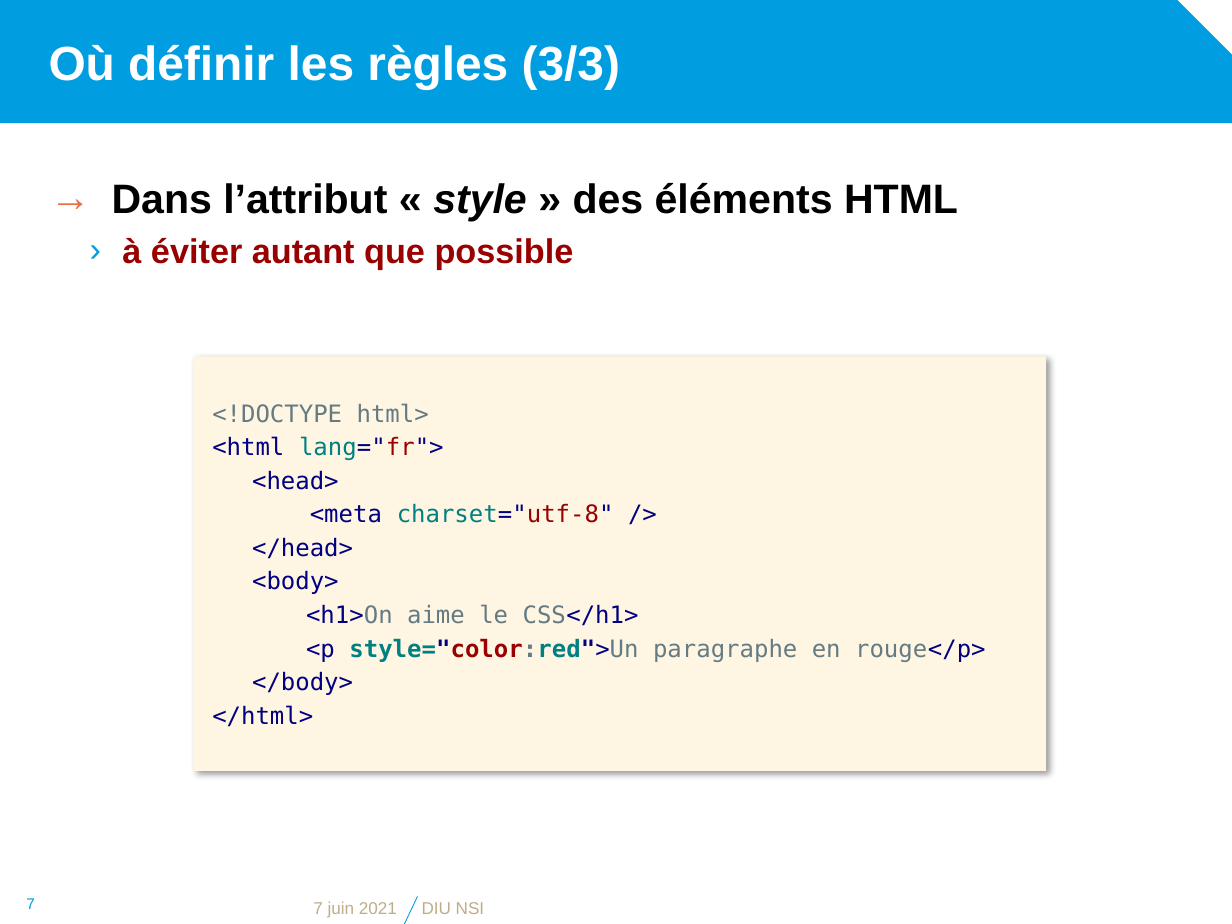
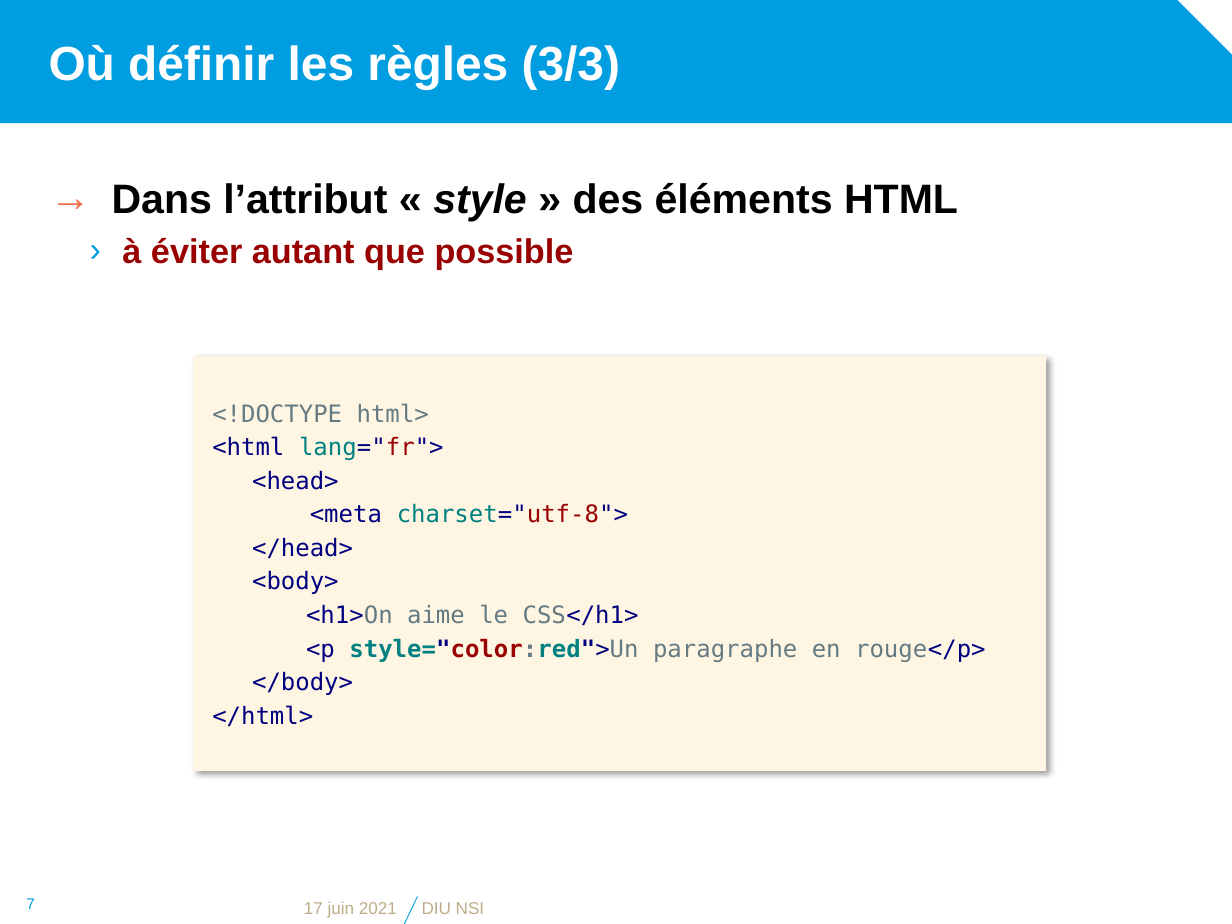
Before and after one commit to diu-uf-bordeaux/bloc1, a slide deck: slide 7 of web/3-CSS/css.pptx. Drawn at 1232x924 pixels with LibreOffice and Linux fonts; fonts in the diff are those of the drawing; background and template pictures are left out. Boxes give left, top, right and bottom in pixels: in the first picture for what was removed or moved away, otherwise in the second. Text is boxed around its words. In the diff, an @@ line names an element or a change of style, - is before the commit and + after.

```diff
--- a/web/3-CSS/css.pptx
+++ b/web/3-CSS/css.pptx
@@ text in rectangle at <box>310,503,628,523</box>: text changed @@
-  <meta charset="utf-8" />
+  <meta charset="utf-8">
@@ text at <box>304,901,397,918</box>: text changed @@
-7 juin 2021
+17 juin 2021
```
Also in this commit, not shown: 19 other slides changed, 6 other files.
